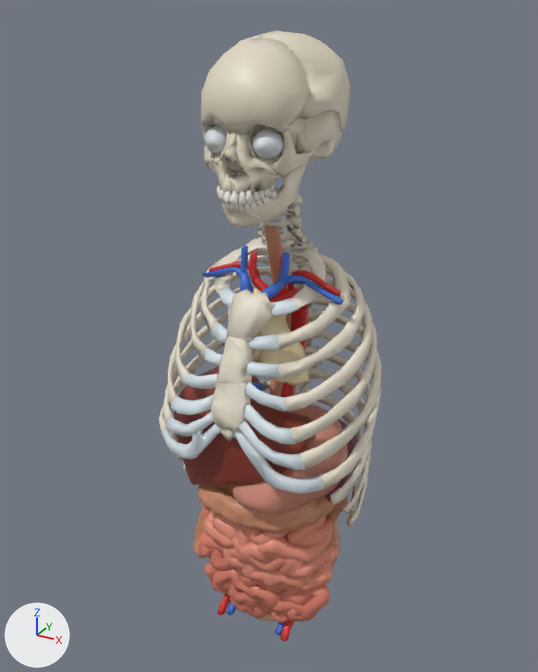
The glTF model models/lite/anatomyverse-organs.glb: old version first, new version second.
Before and after are seen from a 50 mm lens placed at (0.427, -0.8, 1.731), pointed at (-0.015, 0.004, 1.329). Every picture has the same lights, and +X, +Y and +Z are marked at lower left. The picture after the commit comes second. Where no turn or scale is listed for an object, it has been applied to the vertices.

The first picture shows 'costal_cartilages_L', 'costal_cartilages_R', 'ileum', 'jejunum', 'large_intestine', 'liver', 'rib_cage_L', 'rib_cage_R', 'skull', 'skull_L', 'skull_R', 'sternum', 'stomach' and 26 more.
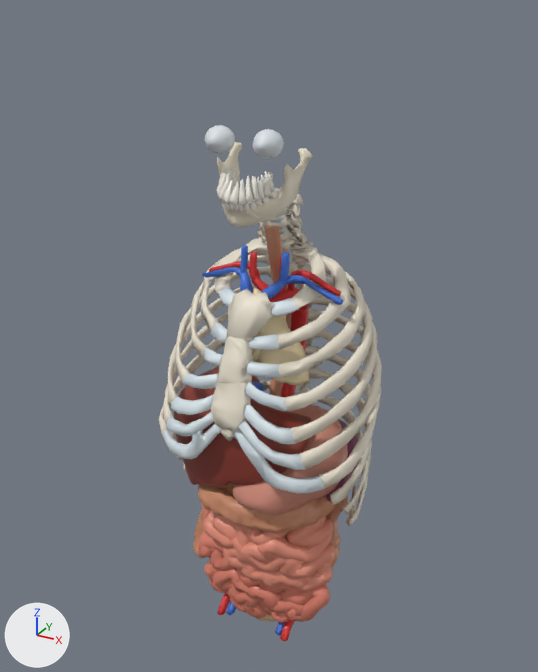
The change in detail:
Object 'skull_R' (ob_skull_r) is rescaled from (0.0426, 0.107, 0.0815) to (1.0, 1.0, 1.0).
Object 'skull_R' (ob_skull_r) now shows nothing instead of me_skull_r.
Object 'skull_R' (ob_skull_r) moves from (-0.037, -0.014, 1.627) to (0.0, 0.0, 0.0).
Object 'skull_L' (ob_skull_l) is rescaled from (0.0434, 0.106, 0.0813) to (1.0, 1.0, 1.0).
Object 'skull_L' (ob_skull_l) now shows nothing instead of me_skull_l.
Object 'skull_L' (ob_skull_l) moves from (0.035, -0.013, 1.627) to (0.0, 0.0, 0.0).
Object 'skull' (ob_skull) is rescaled from (0.0653, 0.102, 0.072) to (1.0, 1.0, 1.0).
Object 'skull' (ob_skull) now shows nothing instead of me_skull.
Object 'skull' (ob_skull) moves from (-0.001, -0.006, 1.63) to (0.0, 0.0, 0.0).

What differs and where, as boxes (x1, y1, x2, y2) in the pictures (538 x 672 px):
'skull', no longer drawn (pale yellow): before (201, 38, 314, 170)
'skull_L', no longer drawn (pale yellow): before (223, 31, 350, 194)
'skull_R', no longer drawn: before (201, 30, 276, 192)
